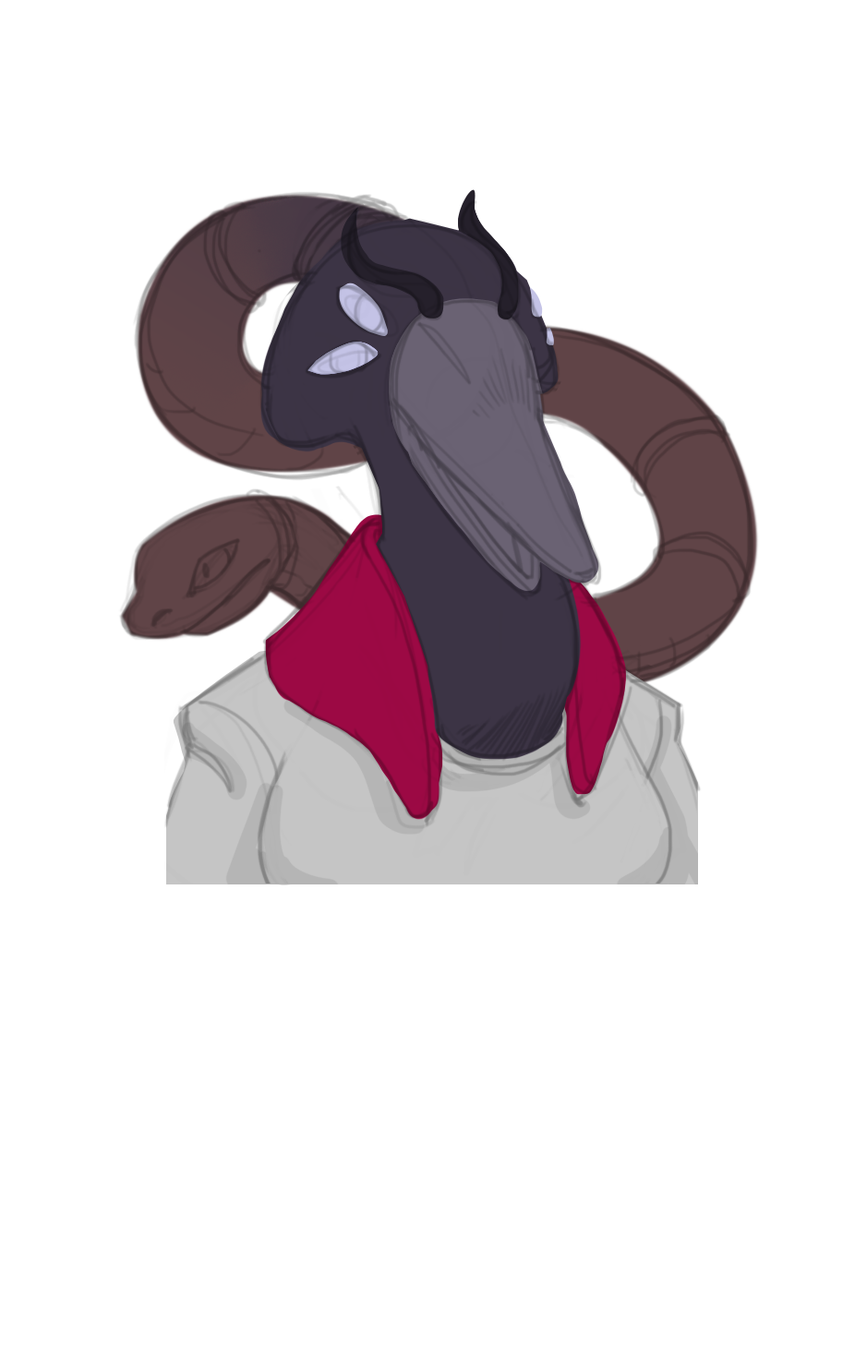
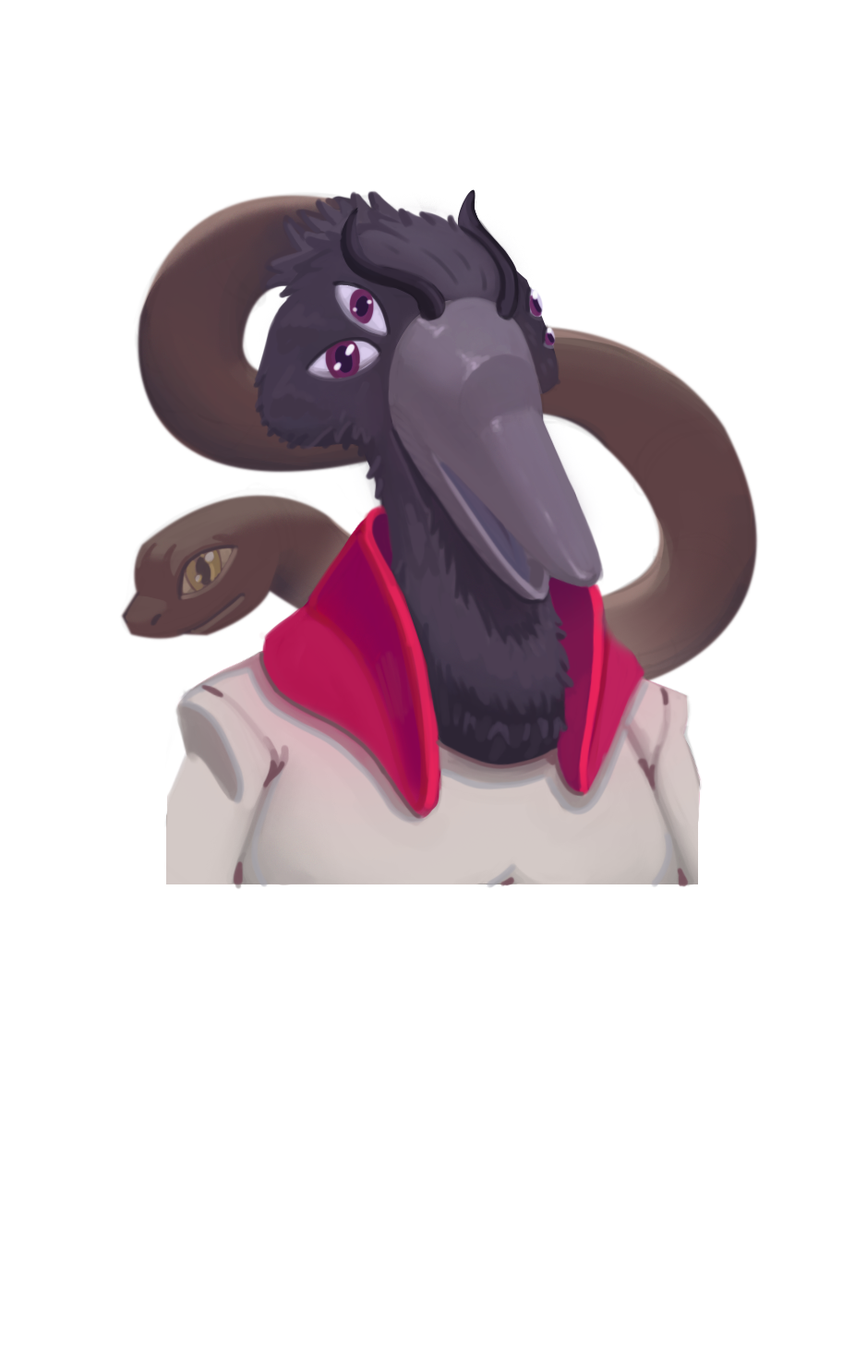
Before/after of a 867px x 1347px layered artwork. What changed in the layer stack:
removed layer "Camada 33" (was 38%) from group "Professora Tarcia" over (118, 191, 756, 884)
removed layer "Camada 32" from group "Professora Tarcia" over (340, 190, 519, 320)
removed layer "Camada 31" from group "Professora Tarcia" over (307, 282, 554, 375)
removed layer "Camada 30" from group "Professora Tarcia" over (260, 191, 601, 760)
removed layer "Camada 29" from group "Professora Tarcia" over (264, 514, 626, 820)
added layer "Camada 73" (99%) in group "Professora Tarcia" over (307, 284, 557, 381)
renamed "Camada 28" to "Camada 72", painted on it over (119, 190, 754, 890)
removed layer "Camada 27" from group "Professora Tarcia" over (119, 192, 758, 703)
added layer "Camada 71" in group "Professora Tarcia" over (119, 192, 758, 703)
